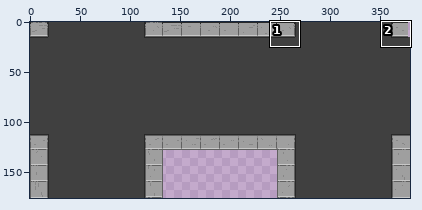
Sprite sheet, stored at assets/roads.png. The picture above shows the old version from afar; the outline marks the close-up.
Close-up. First the earlier version:
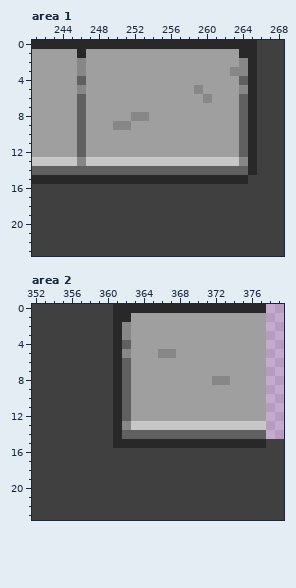
The file is 380x176 pixels. Shown: area 1: x 241..268, y 0..23; area 2: x 352..379, y 0..23.
After:
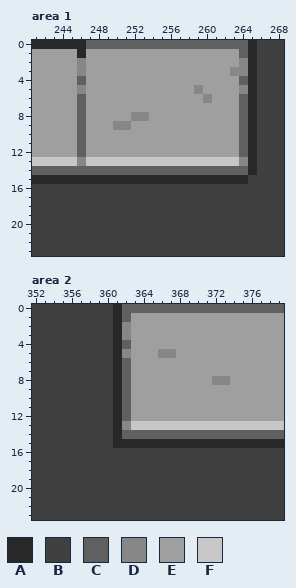
Palette (. is transparent): A #282828  B #404040  C #606060  D #878787  E #9f9f9f  F #c7c7c7
The edit:
Area 1:
Colour C replaces colour A in row 0 at x 247 to 264; in row 1 at x 264.
Area 2:
Colour A replaces colour B in row 15 at x 378 to 379.
Colour C is added in row 0 at x 378 to 379; in row 14 at x 378 to 379.
Colour C replaces colour A in row 0 at x 362 to 377; in row 1 at x 362.
Colour E is added in rows 1 to 12 at x 378 to 379.
Colour F is added in row 13 at x 378 to 379.
